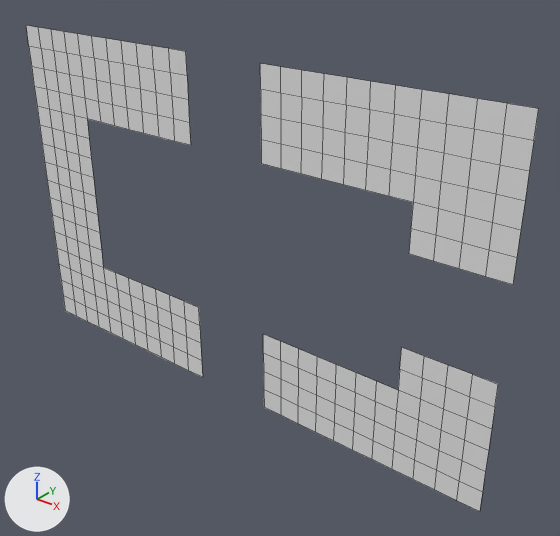
Renders of the OBJ model MardukGame/Assets/Tiled2Unity/Meshes/caveChunk5.obj from each side of a commit.
One viewpoint serves both versions: a camera (50 mm lens) standing at (-1252.0, -1478.0, -389.0) and looking at (-2488.0, 67.0, -1347.0). Lighting does not change. The marker at lower left points along +X, +Y and +Z. Mesh edges are drawn as thin lines. Where no turn or scale is listed for an object, it has been applied to the vertices.

The scene before the commit, as lines of its bpy script (objects in view):
```python
me_cavechunk5 = bpy.data.meshes.new('caveChunk5')
me_cavechunk5.from_pydata(...)  # 295 vertices, 224 faces; spans x -3456.0..-1792.0, y 0.0, z -1792.0..-768.0
ob_cavechunk5 = bpy.data.objects.new('caveChunk5', me_cavechunk5)
ob_cavechunk5.location = (0.0, 0.0, 0.0)
```
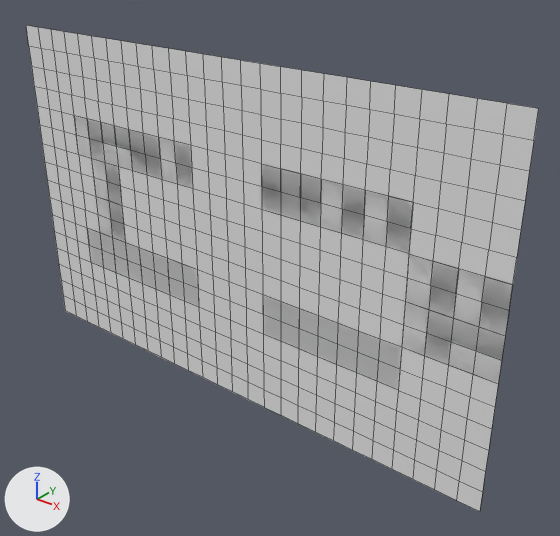
The change, as a list of edits to the scene's bpy script:
```text
Change me_cavechunk5:
    used by ob_cavechunk5; location = (0.0, 0.0, 0.0)
    remove me_cavechunk5.from_pydata(...)  # 295 vertices, 224 faces; spans x -3456.0..-1792.0, y 0.0, z -1792.0..-768.0
    add me_cavechunk5.from_pydata(...)  # 459 vertices, 441 faces; spans x -3456.0..-1792.0, y 0.0, z -1792.0..-768.0
    me_cavechunk5 part 1
    19 new vertices lie (0.0, 0.0, -64.0) away from vertices in x -3136.0..-1792.0, y 0.0, z -1152.0..-1024.0
    19 new vertices lie (0.0, 0.0, -64.0) away from vertices in x -3136.0..-1792.0, y 0.0, z -1216.0..-1088.0
    19 new vertices lie (0.0, 0.0, -64.0) away from vertices in x -3136.0..-1792.0, y 0.0, z -1280.0..-1152.0
    17 new vertices lie (-64.0, 0.0, 0.0) away from vertices in x -2496.0..-2048.0, y 0.0, z -1792.0..-768.0
    17 new vertices lie (-64.0, 0.0, 0.0) away from vertices in x -2560.0..-2112.0, y 0.0, z -1792.0..-768.0
    17 new vertices lie (-64.0, 0.0, 0.0) away from vertices in x -2624.0..-2176.0, y 0.0, z -1792.0..-768.0
    14 new vertices lie (0.0, 0.0, -64.0) away from vertices in x -3136.0..-2304.0, y 0.0, z -1216.0
    14 new vertices lie (0.0, 0.0, -64.0) away from vertices in x -3136.0..-2304.0, y 0.0, z -1280.0
    14 new vertices lie (0.0, 0.0, -64.0) away from vertices in x -3136.0..-2304.0, y 0.0, z -1344.0
    14 new vertices lie (0.0, 0.0, -64.0) away from vertices in x -3136.0..-2304.0, y 0.0, z -1408.0
    217 new faces join them
```

Changed parts and their boxes [x1, y1, x2, y2] in the pictures (560 x 536 px):
part 1 of me_cavechunk5, added
    after: [87, 51, 513, 407]
